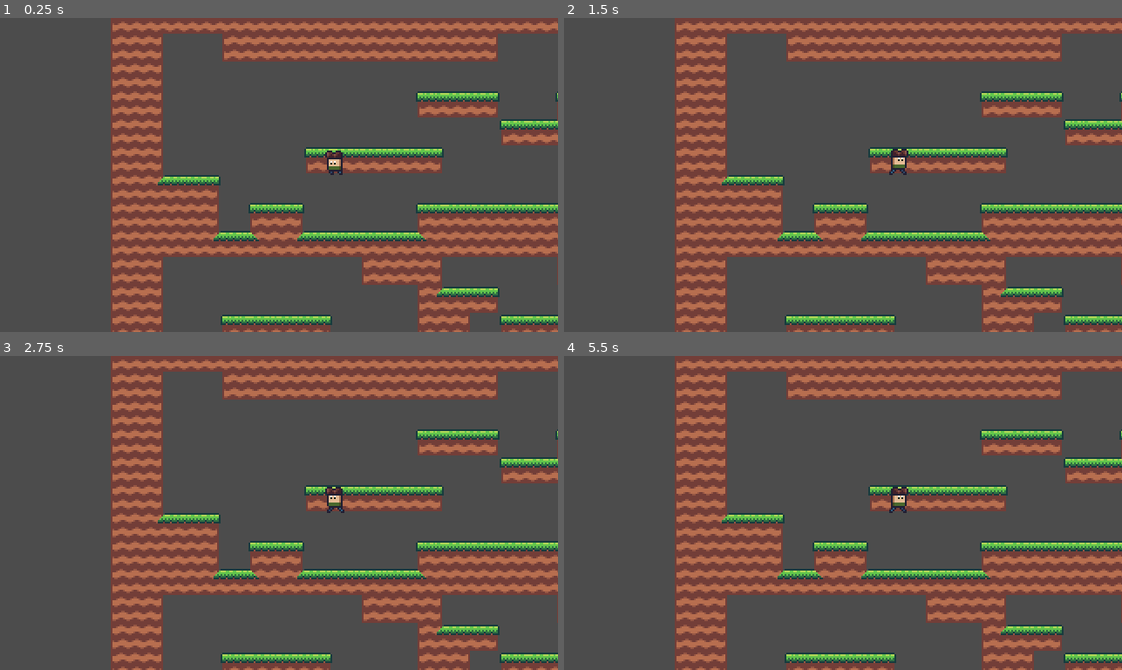
Above: before the commit, frames 1-4 (two rows, left to right).
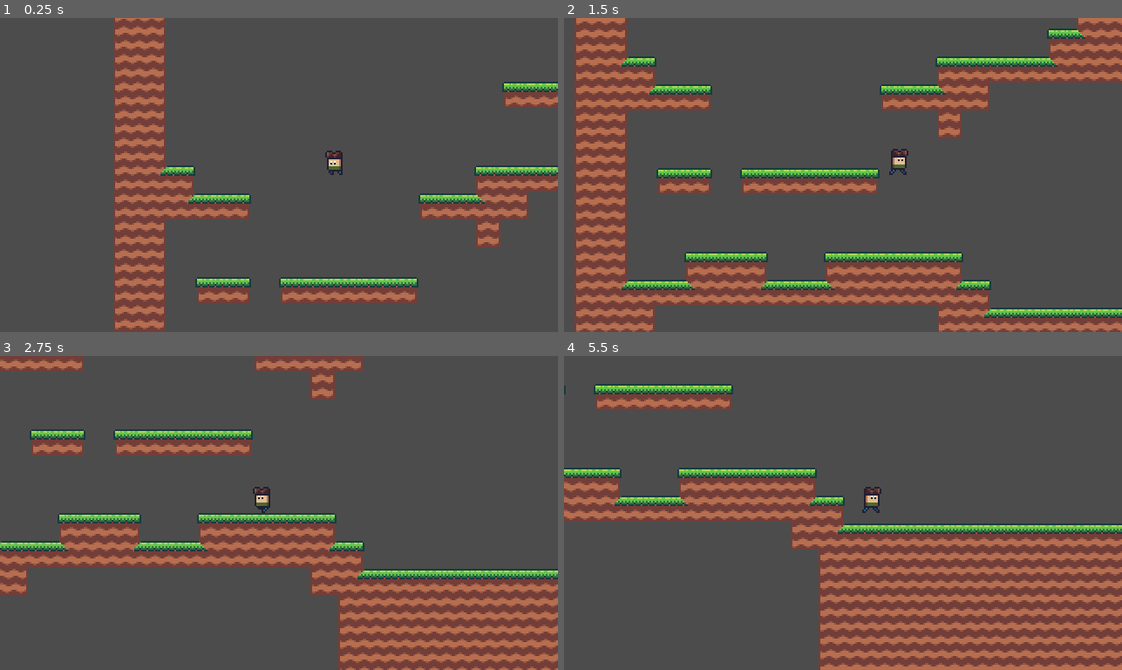
Above: after the commit, the same moments.

Repository: jasonrobwebster/Cave
Game: Godot game, scene res://scenes/Level1-1.tscn
Same seed, same stepped clock (60 frames per second), same inputs: the game is played once before the commit and once after it. This scene is started directly instead of the project's main scene.
Inputs:
- Up to frame 1 (0.25 s): no input
- Up to frame 2 (1.5 s): hold Right (ui_right) from 0.53 s (still down); tap Space (jump) at 0.77 s
- Up to frame 3 (2.75 s): tap Space (jump) at 1.52 s; release Right (ui_right) at 2.03 s; hold Left (ui_left) from 2.03 s (still down)
- Up to frame 4 (5.5 s): release Left (ui_left) at 2.78 s; hold Right (ui_right) 2.78-4.28 s; tap Space (jump) at 3.02, 3.77, 4.52 s; hold Left (ui_left) 4.28-5.03 s; hold Right (ui_right) from 5.03 s (still down)

The runs differ from the first frame. In frame 1, 40% of the frame differs, in the area x 19-100%, y 0-100%; in frame 2, 61%, in the area x 1-100%, y 0-100%; in frame 3, 45%; in frame 4, 53%.
Error after the commit: Attempt to call function 'get_node_or_null' in base 'null instance' on a null instance. (res://modular/ModularRooms.gd:88)

Commit message:
expanded procedural level generator code to support more room types

Diff:
--- a/modular/ModularRooms.gd
+++ b/modular/ModularRooms.gd
@@ -1,7 +1,7 @@
 extends Node2D
 class_name ModularRooms
 
-enum Type {R, L, LR, LRT, LRB, LRBT, Empty}
+enum Type {L, R, LR, LB, RB, LT, RT, LRT, LRB, LRBT}
 
 export(Vector2) var room_size = Vector2(4, 4)
 export(Vector2) var tile_size = Vector2(16, 16)
@@ -39,50 +39,38 @@
 
 func get_valid_types(incoming: Array, outgoing: Array,
 force_player: bool = false, allow_empty: bool = false) -> Array:
-	var valid_types := Type.values()
+	var valid_types := Type.duplicate()
 
 	for v in incoming:
 		match v:
 			Vector2.LEFT:
-				valid_types.erase(Type.L)
+				_erase_direction_from_types(valid_types, 'R', false)
 			Vector2.RIGHT:
-				valid_types.erase(Type.R)
+				_erase_direction_from_types(valid_types, 'L', false)
 			Vector2.UP:
-				valid_types.erase(Type.L)
-				valid_types.erase(Type.R)
-				valid_types.erase(Type.LR)
-				valid_types.erase(Type.LRT)
+				_erase_direction_from_types(valid_types, 'B', false)
 			Vector2.DOWN:
-				valid_types.erase(Type.L)
-				valid_types.erase(Type.R)
-				valid_types.erase(Type.LR)
-				valid_types.erase(Type.LRB)
+				_erase_direction_from_types(valid_types, 'T', false)
 
 	for v in outgoing:
 		match v:
 			Vector2.LEFT:
-				valid_types.erase(Type.R)
+				_erase_direction_from_types(valid_types, 'L', false)
 			Vector2.RIGHT:
-				valid_types.erase(Type.L)
+				_erase_direction_from_types(valid_types, 'R', false)
 			Vector2.UP:
-				valid_types.erase(Type.L)
-				valid_types.erase(Type.R)
-				valid_types.erase(Type.LR)
-				valid_types.erase(Type.LRB)
+				_erase_direction_from_types(valid_types, 'T', false)
 			Vector2.DOWN:
-				valid_types.erase(Type.L)
-				valid_types.erase(Type.R)
-				valid_types.erase(Type.LR)
-				valid_types.erase(Type.LRT)
+				_erase_direction_from_types(valid_types, 'B', false)
 
 	if force_player:
-		for type in valid_types:
-			if _player_rooms[type].empty(): valid_types.erase(type)
+		for key in valid_types.keys():
+			if _player_rooms[valid_types[key]].empty(): valid_types.erase(key)
 
-	if !allow_empty:
-		valid_types.erase(Type.Empty)
+#	if !allow_empty:
+#		valid_types.erase(Type.Empty)
 
-	return valid_types
+	return valid_types.values()
 
 
 func get_class():
@@ -109,3 +97,11 @@
 		room_info.objects.push_back(child)
 
 	return room_info
+
+
+func _erase_direction_from_types(types: Dictionary, dir: String, include: bool):
+	for key in types.keys():
+		if (dir in key) and include:
+			types.erase(key)
+		if !(dir in key) and !include:
+			types.erase(key)
--- a/modular/RandomWalker.gd
+++ b/modular/RandomWalker.gd
@@ -19,7 +19,7 @@
 	[3, 1, 3],
 	_action_mask
 )
-var _room_mask := [0, 0, 0, 0, 0, 0, 0]
+var _room_mask := [0, 0, 0, 0, 0, 0, 0, 0, 0, 0]
 var _player_reached := false
 var _end_reached := false
 var _rng := RandomNumberGenerator.new()
@@ -30,7 +30,7 @@
 onready var _rooms: ModularRooms = ModularScene.instance()
 onready var _room_space := ActionSpace.new(
 	_rooms.Type.values(),
-	[1, 1, 5, 3, 3, 2, 0],
+	[1, 1, 2, 1, 1, 1, 1, 1, 1, 1],  #{L, R, LR, LB, RB, LT, RT, LRT, LRB, LRBT}
 	_room_mask
 )
 
